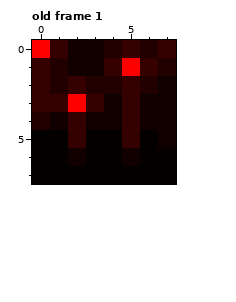
Two versions of one pixel-art file, core/assets/tileset_hell.aseprite. Above: the version before the commit.
8x8 pixels, 3 frames. Colours within 5 levels of each other are drawn and written as one. Shown: old frame 1. The commit also changed other frames, which this record leaves out.
The same view after the edit:
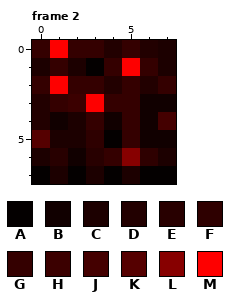
Palette (. is transparent): A #040000  B #110000  C #1c0000  D #220000  E #280000  F #2e0000  G #340000  H #3b0000  J #440000  K #550000  L #870000  M #fe0000
A new or re-ordered frame is compared with the old frame closest to it.
Change:
{"change": "frames 3 -> 8"}
{"where": "frame 2 is new; against old frame 1"}
{"frame":2,"y":0,"x":0,"old":"MGBB","new":"GMGG"}
{"frame":2,"y":0,"x":7,"old":"G","new":"C"}
{"frame":2,"y":1,"x":0,"old":"GDBB","new":"CGCA"}
{"frame":2,"y":1,"x":7,"old":"D","new":"C"}
{"frame":2,"y":2,"x":1,"old":"D","new":"M"}
{"frame":2,"y":2,"x":3,"old":"D","new":"G"}
{"frame":2,"y":2,"x":7,"old":"B","new":"G"}
{"frame":2,"y":3,"x":0,"old":"G","new":"D"}
{"frame":2,"y":3,"x":2,"old":"MGB","new":"HMG"}
{"frame":2,"y":4,"x":2,"old":"GB","new":"CG"}
{"frame":2,"y":4,"x":7,"old":"B","new":"J"}
{"frame":2,"y":5,"x":0,"old":"AAGA","new":"KCCF"}
{"frame":2,"y":5,"x":6,"old":"A","new":"B"}
{"frame":2,"y":6,"x":0,"old":"AA","new":"CE"}
{"frame":2,"y":6,"x":3,"old":"AABAA","new":"EGLFC"}
{"frame":2,"y":7,"x":1,"old":"A","new":"C"}
{"frame":2,"y":7,"x":3,"old":"A","new":"C"}
{"frame":2,"y":7,"x":5,"old":"A","new":"C"}
{"label":"changed","picture_box":[32,40,176,184]}
